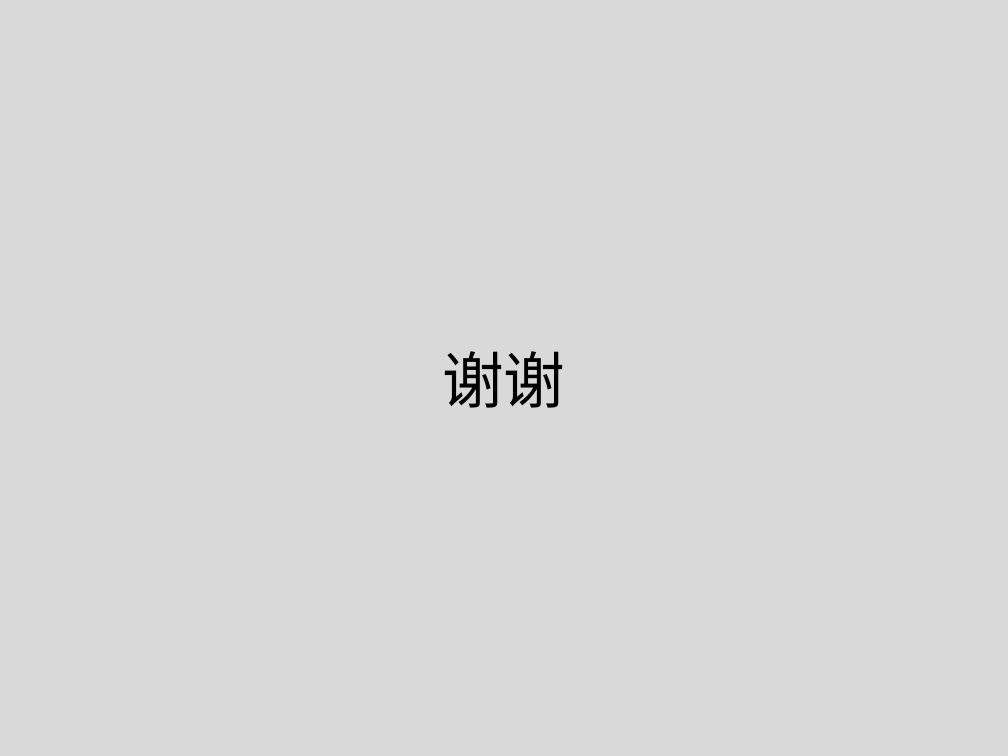
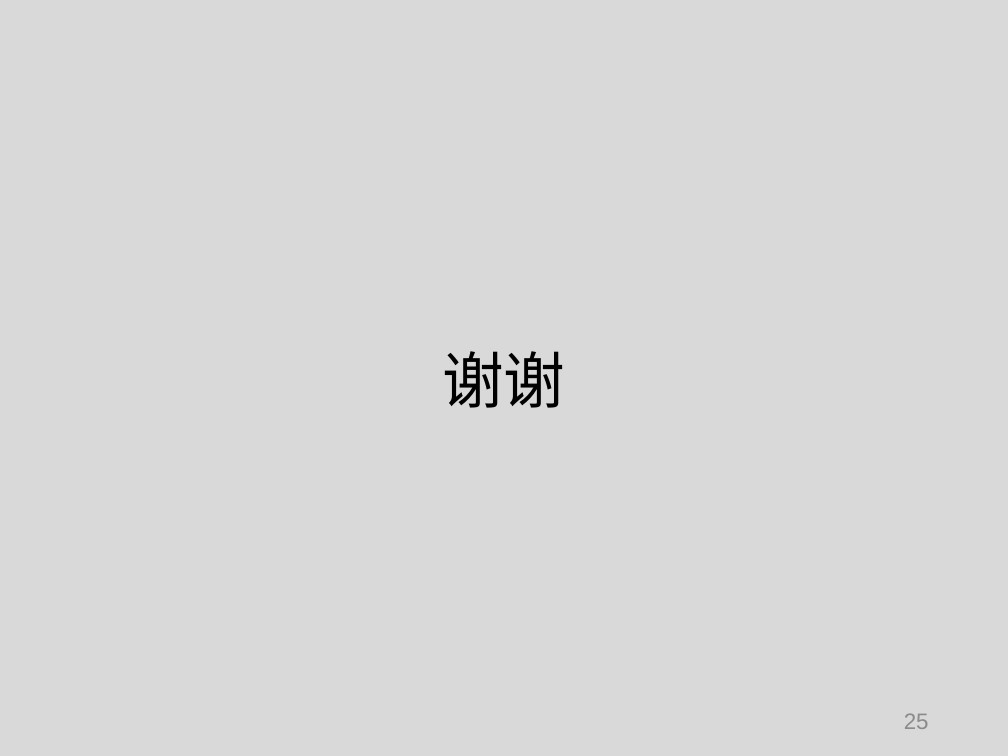
Before and after one commit to tianzhuwei/PPT, a slide deck: slide 25 of 完成1——第二讲快排+计算几何 .pptx. Drawn at 1008x756 pixels with LibreOffice and Linux fonts; fonts in the diff are those of the drawing. Boxes give left, top, right and bottom in pixels: in the first picture for what was removed or moved away, otherwise in the second. Text is boxed around its words. In the diff, an @@ line names an element or a change of style, - is before the commit and + after.

```diff
--- a/完成1——第二讲快排+计算几何 .pptx
+++ b/完成1——第二讲快排+计算几何 .pptx
@@ page number added at (x1=904, y1=713, x2=929, y2=729), 16 pt, text #8C8C8C @@
+25
```
Also in this commit, not shown: 23 other slides changed, 1 slide added, 1 slide removed, 1 other file.
